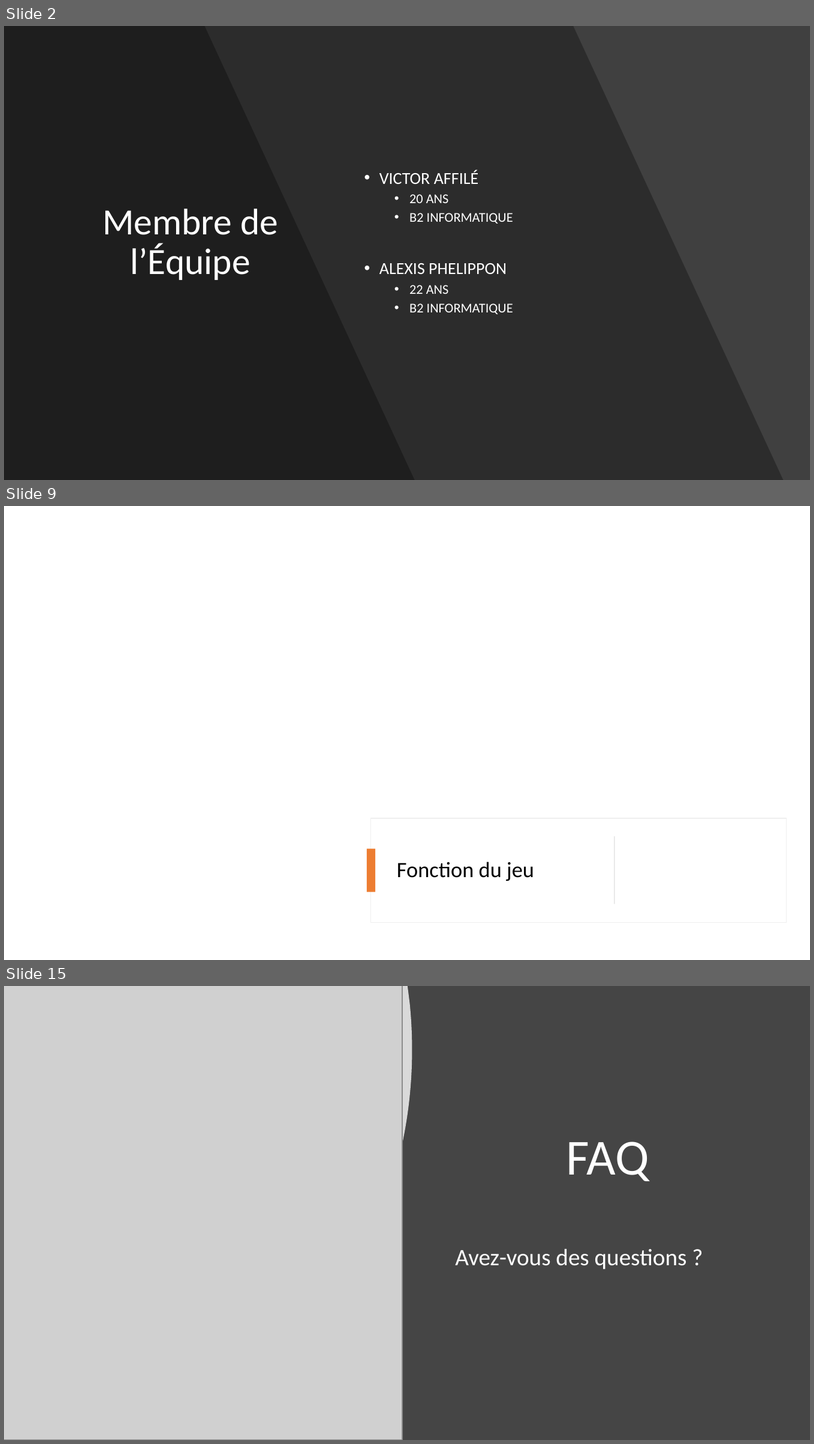
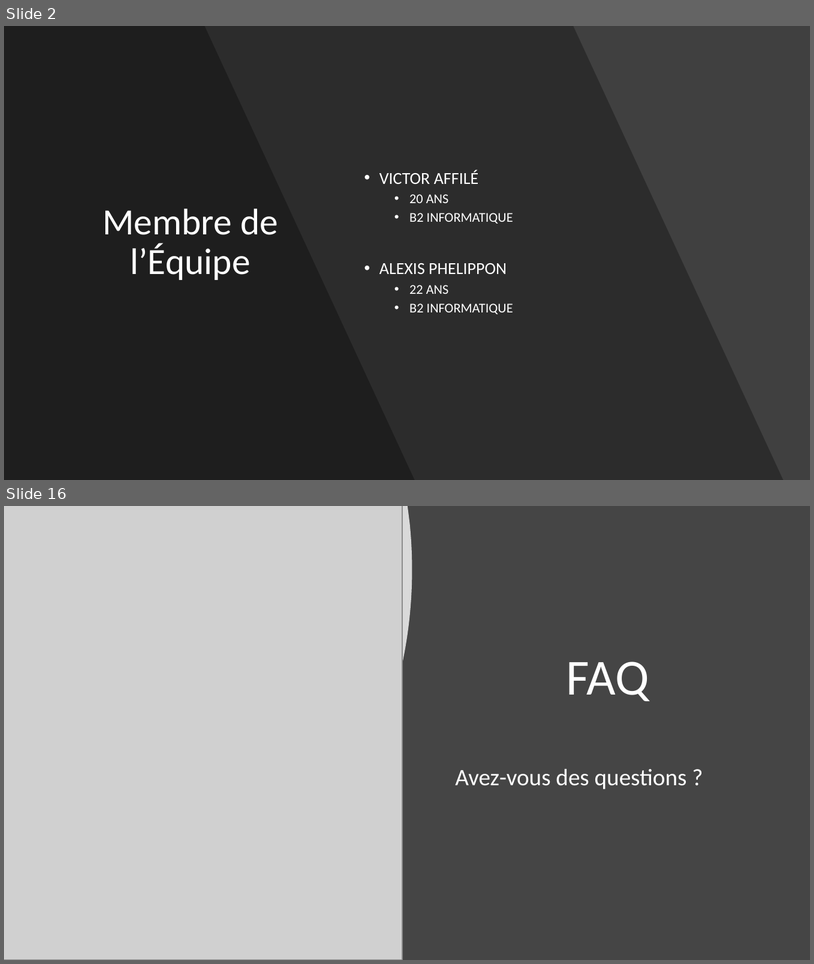
Before and after one commit to FlowNight/Techs_WEB, a slide deck: folder/Support_T_W.pptx. Shown one above the other, each under a label of ours: slides 2, 9 and 15 before the commit, slides 2 and 16 after it; the slides between them are not shown. The pictures are 814x1444 and 814x964 pixels, drawn with LibreOffice and Linux fonts; fonts in the diff are those of the drawing; grey boxes stand for pictures. Boxes give left, top, right and bottom in pixels: in the first picture for what was removed or moved away, otherwise in the second. Text is boxed around its words. In the diff, an @@ line names an element or a change of style, - is before the commit and + after.

```diff
--- a/folder/Support_T_W.pptx
+++ b/folder/Support_T_W.pptx
@@ slide 9 removed at <box>4,506,810,960</box>, background #FFFFFF @@
@@ rectangle removed at <box>371,818,787,922</box> @@
@@ rectangle removed at <box>615,836,615,904</box> @@
@@ rectangle removed at <box>367,849,375,892</box> @@
@@ title removed at <box>397,861,534,881</box> @@
-Fonction du jeu
@@ what was slide 15 is now slide 16 @@
```
Also in this commit, not shown: 10 slides changed, 4 slides added, 2 other slides removed, 5 other files.
